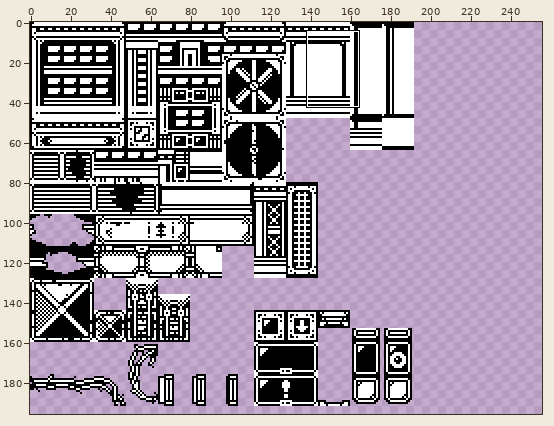
Two states of a sprite sheet, Tilesets/tileset_001.png. Above, an overview of the earlier version with the close-up marked.
Close-up. Before the commit:
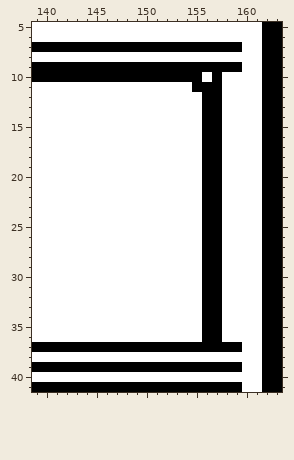
The file is 192x192 pixels. Shown: x 139..163, y 5..41. The old version is drawn lined up with the new one, on the new canvas. The wide view leaves out empty margins. The commit also changed other parts of the picture, which this record leaves out.
Now the later version:
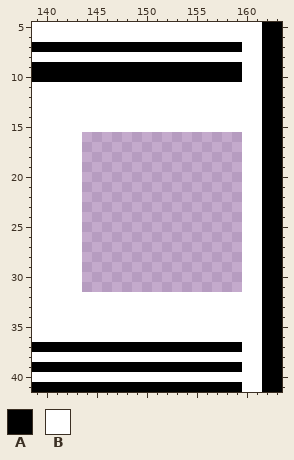
Palette (. is transparent): A #000000  B #ffffff
Diff:
canvas 192x192 -> 256x256
The edit turns colour B into colour A in row 10 at x 156 and 158 to 159.
The edit turns colour A into colour B in row 11 at x 155 to 157; in rows 12 to 15 at x 156 to 157; in rows 32 to 36 at x 156 to 157.
Colour A is removed in rows 16 to 31 at x 156 to 157.
Colour B is removed in rows 16 to 31 at x 144 to 155 and 158 to 159.
Pixel boxes of the changes (left, top, right, bottom) in both close-ups:
changed: (82, 72, 242, 342)
